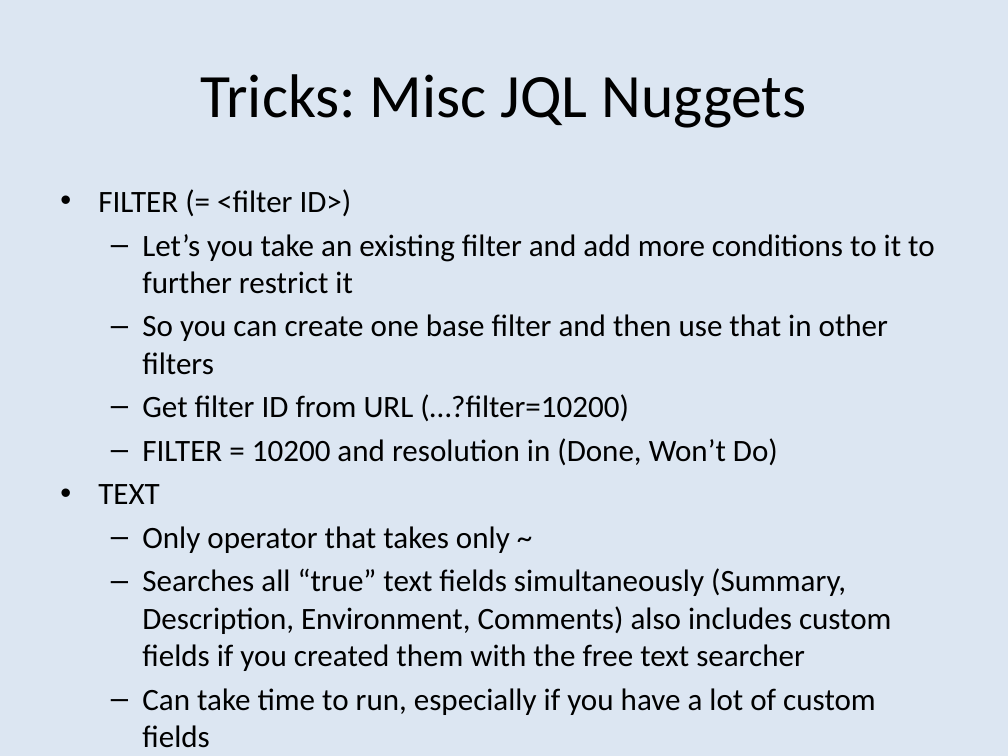
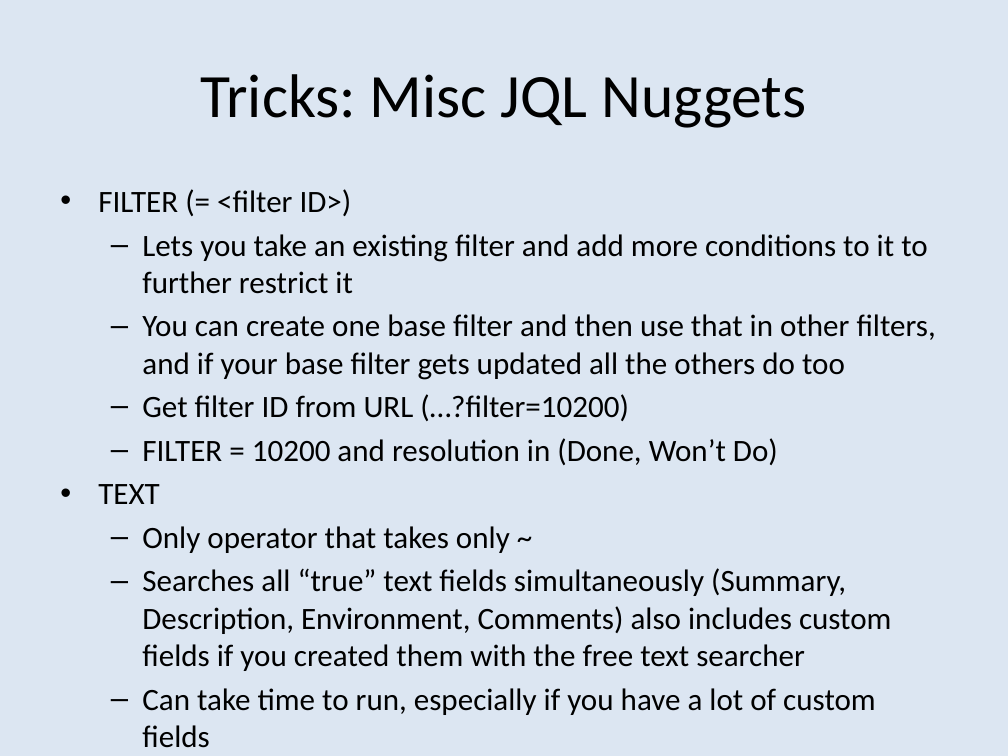
Before and after one commit to bobk/jirapresentations, a slide deck: slide 12 of Jira Epic Thoughts and Jira Agile Tips and Tricks 1.pptx. Drawn at 1008x756 pixels with LibreOffice and Linux fonts; fonts in the diff are those of the drawing. Boxes give left, top, right and bottom in pixels: in the first picture for what was removed or moved away, otherwise in the second. Text is boxed around its words. In the diff, an @@ line names an element or a change of style, - is before the commit and + after.

```diff
--- a/Jira Epic Thoughts and Jira Agile Tips and Tricks 1.pptx
+++ b/Jira Epic Thoughts and Jira Agile Tips and Tricks 1.pptx
@@ text at [142, 234, 936, 380]: text changed @@
-  – Let’s you take an existing filter and add more conditions to it to further restrict it
-  – So you can create one base filter and then use that in other filters
+  – Lets you take an existing filter and add more conditions to it to further restrict it
+  – You can create one base filter and then use that in other filters, and if your base filter gets updated all the others do too
```
Also in this commit, not shown: 7 other slides changed.
